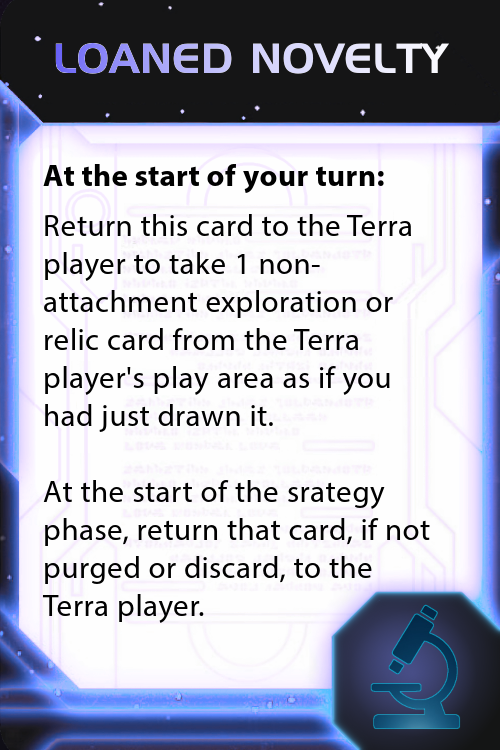
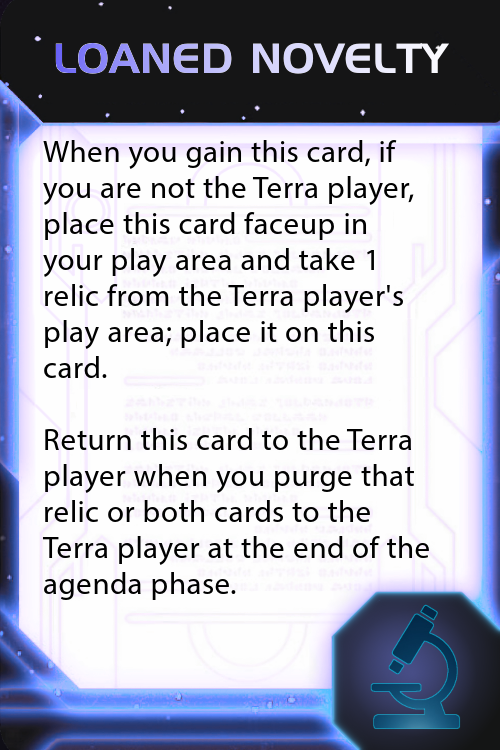
Layers edited between the first and the second 500 x 750 image:
renamed "At the start of your turn:" to "When you gain this card, if yo...", painted on it over [left=42, top=140, right=429, bottom=600]
removed layer "Return this card to the Terra ..." from group "Text" over [left=42, top=214, right=430, bottom=623]